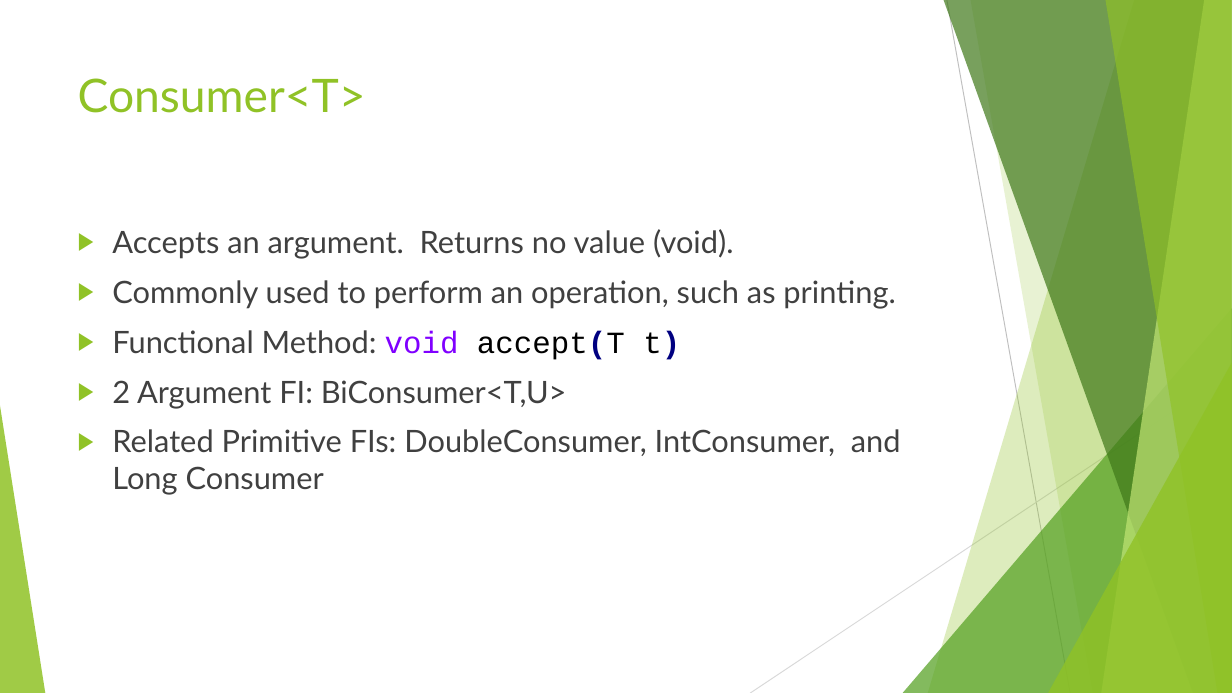
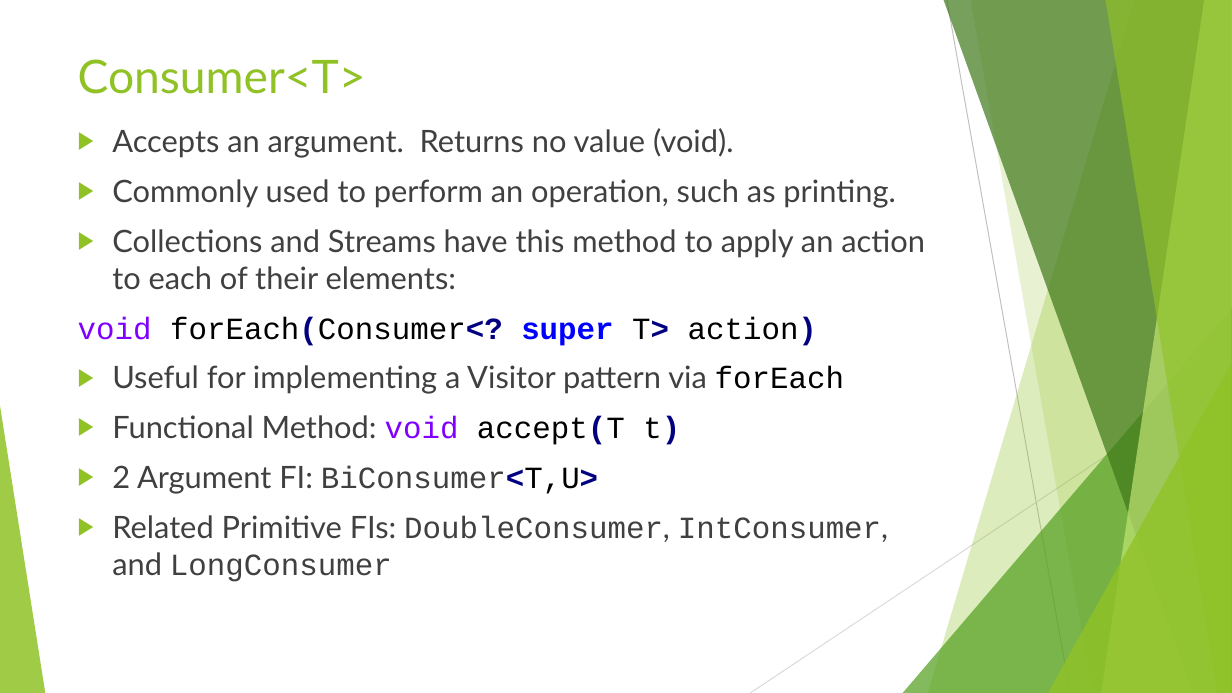
Before and after one commit to RichardRoda/2017-CodePaLOUsa-Lambda, a slide deck: slide 11 of Learning to Love the Lambda in the Stream.pptx (slide 10 before the commit). Drawn at 1232x693 pixels with LibreOffice and Linux fonts; fonts in the diff are those of the drawing. Boxes give left, top, right and bottom in pixels: in the first picture for what was removed or moved away, otherwise in the second. Text is boxed around its words. In the diff, an @@ line names an element or a change of style, - is before the commit and + after.

Commit message:
Various changes - Add unit testing strategies: builder pattern to add intermediate operation to stream, or decorator to decorate functional lambdas with testing logic.  Add slide about method references.

```diff
--- a/Learning to Love the Lambda in the Stream.pptx
+++ b/Learning to Love the Lambda in the Stream.pptx
@@ title "Consumer<T>": place and size @@
-title "Consumer<T>" at (78,78,366,113)
+title "Consumer<T>" at (78,59,366,94)
@@ text "Accepts an argument. Returns no ...": place and size @@
-text "Accepts an argument. Returns no ..." at (112,229,901,495)
+text "Accepts an argument. Returns no ..." at (78,128,925,582)
@@ text at (78,229,925,394): paragraphs added @@
+▶ Collections and Streams have this method to apply an action to each of their elements:
+void forEach(Consumer<? super T> action)
+▶ Useful for implementing a Visitor pattern via forEach
@@ text at (112,465,598,494): font Lato to Courier New, text colour #404040 to #000080, text colour #404040 to #000000, highlight none to #FFFFFF, bold on in "BiConsumer<T,U>" @@
@@ text at (112,515,888,582): text changed; font Lato to Courier New @@
-▶ Related Primitive FIs: DoubleConsumer, IntConsumer, and Long Consumer
+▶ Related Primitive FIs: DoubleConsumer, IntConsumer, and LongConsumer
```
Also in this commit, not shown: 11 other slides changed, 10 slides added, 5 other files.
